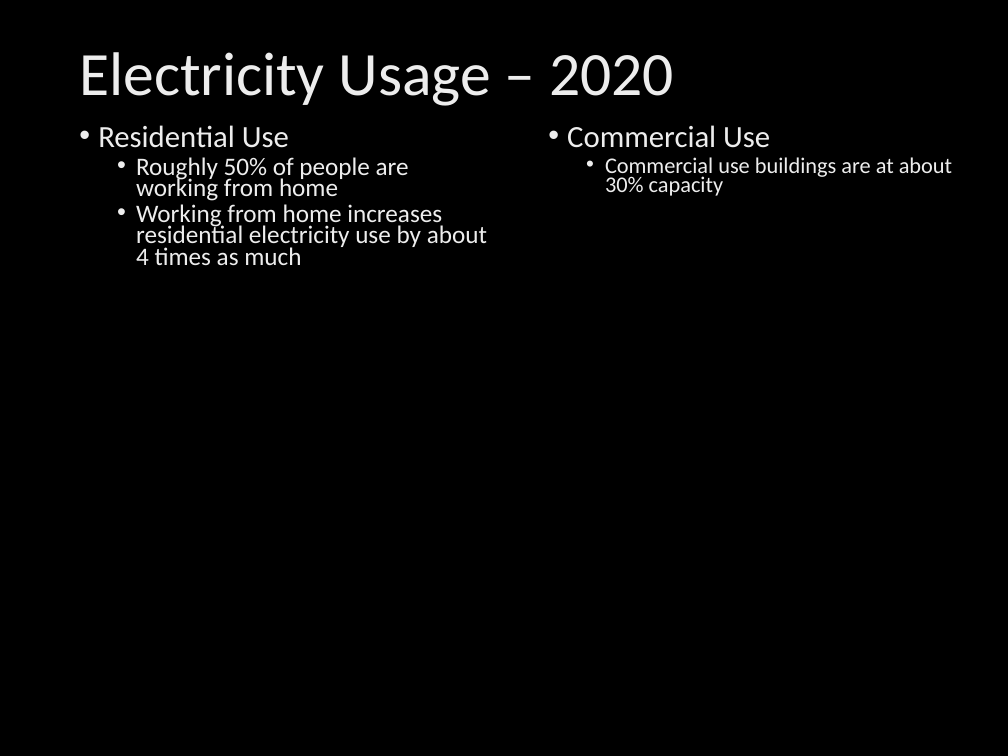
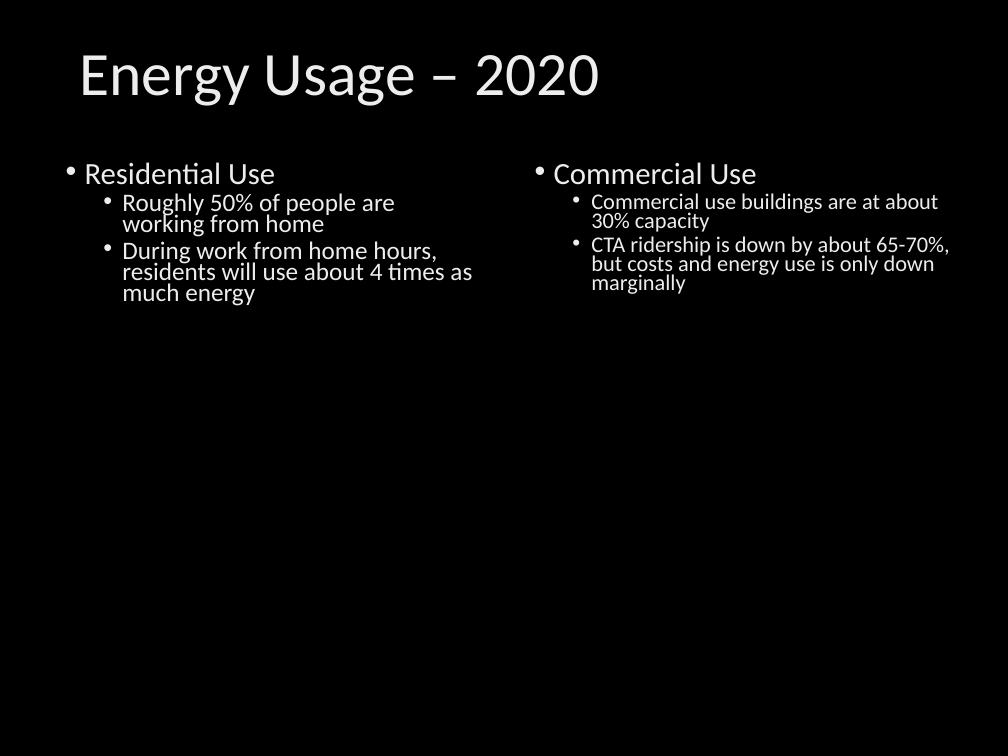
Before and after one commit to byoung11644/Chicago_Energy, a slide deck: slide 10 of Energy ppt.pptx (slide 7 before the commit). Drawn at 1008x756 pixels with LibreOffice and Linux fonts; fonts in the diff are those of the drawing; background and template pictures are left out. Boxes give left, top, right and bottom in pixels: in the first picture for what was removed or moved away, otherwise in the second. Text is boxed around its words. In the diff, an @@ line names an element or a change of style, - is before the commit and + after.

Commit message:
ppt final

```diff
--- a/Energy ppt.pptx
+++ b/Energy ppt.pptx
@@ title at (x1=79, y1=55, x2=599, y2=106): text changed @@
-Electricity Usage – 2020
+Energy Usage – 2020
@@ text "Residential Use" moved from (x1=98, y1=125, x2=487, y2=265) to (x1=85, y1=162, x2=472, y2=306) @@
@@ text "Commercial Use" moved from (x1=567, y1=125, x2=952, y2=196) to (x1=554, y1=162, x2=950, y2=294) @@
@@ text at (x1=591, y1=236, x2=950, y2=294): paragraph added @@
+  • CTA ridership is down by about 65-70%, but costs and energy use is only down marginally
@@ text at (x1=122, y1=241, x2=472, y2=306): text changed @@
-  • Working from home increases residential electricity use by about 4 times as much
+  • During work from home hours, residents will use about 4 times as much energy
```
Also in this commit, not shown: 2 other slides changed, 7 slides added, 1 slide removed, 1 other file.
